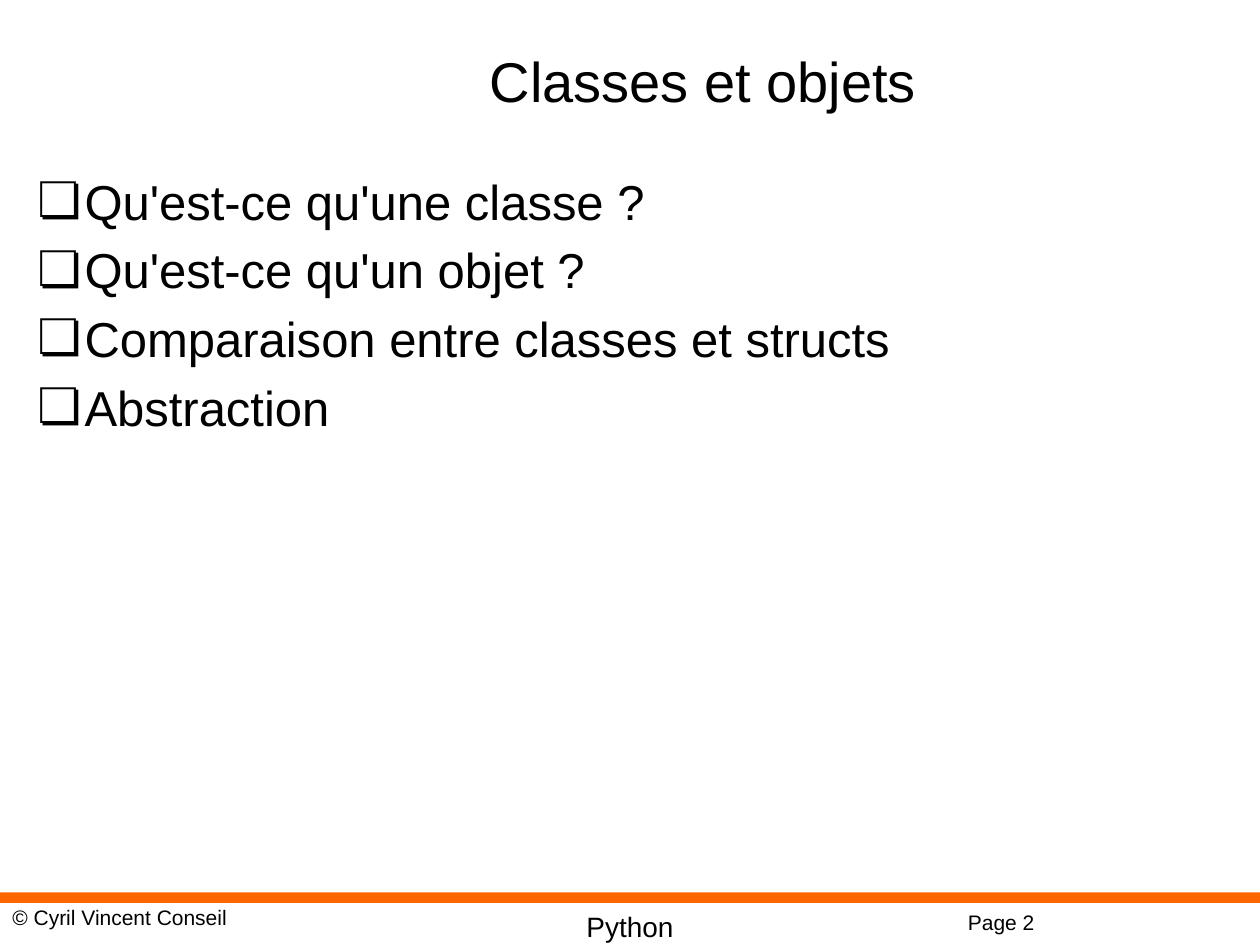
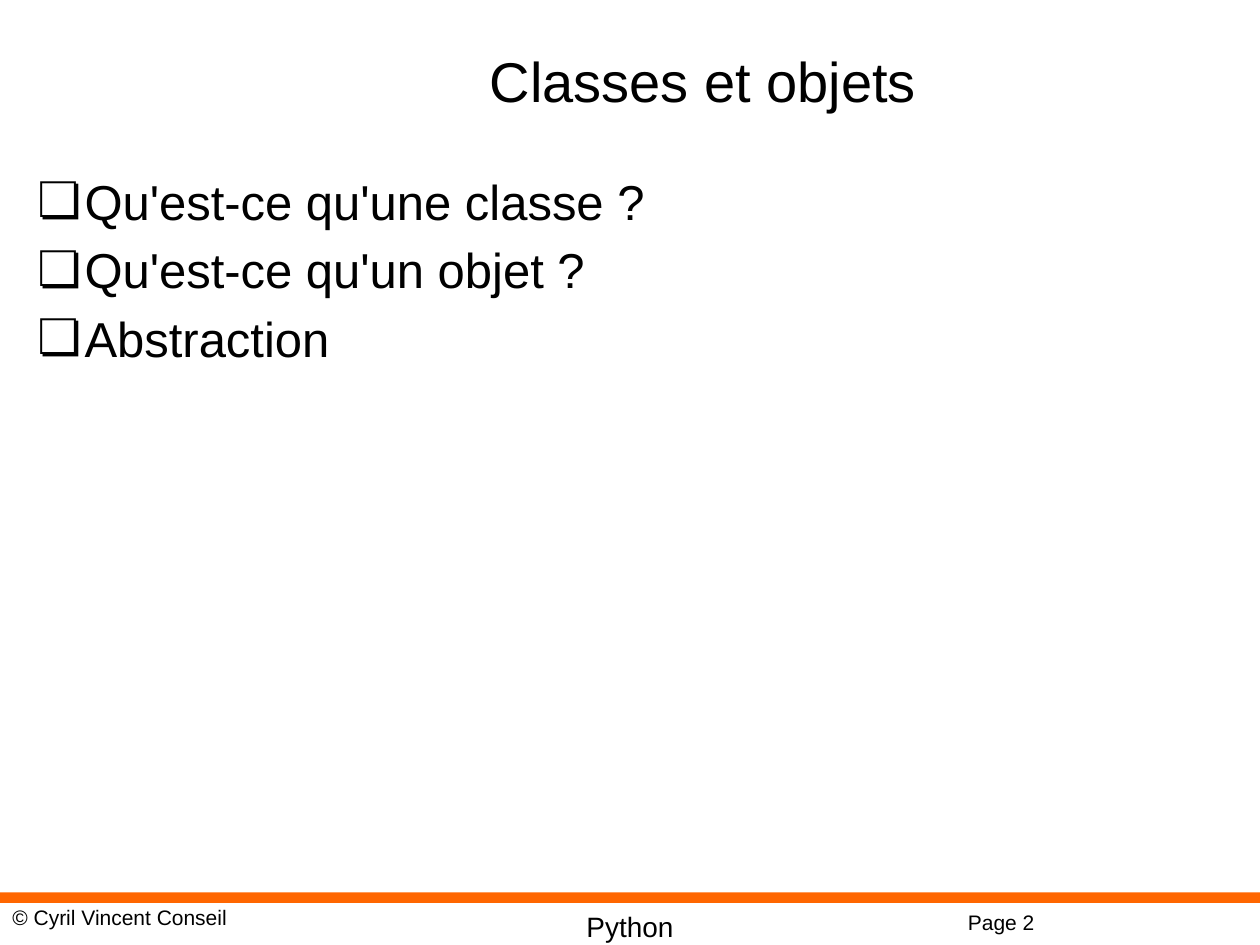
Before and after one commit to cyrilvincent/python, a slide deck: slide 2 of ppt/Python08-OO.pptx. Drawn at 1260x945 pixels with LibreOffice and Linux fonts; fonts in the diff are those of the drawing; background and template pictures are left out. Boxes give left, top, right and bottom in pixels: in the first picture for what was removed or moved away, otherwise in the second. Text is boxed around its words. In the diff, an @@ line names an element or a change of style, - is before the commit and + after.

```diff
--- a/ppt/Python08-OO.pptx
+++ b/ppt/Python08-OO.pptx
@@ text at box(85, 321, 890, 367): paragraph removed @@
-❏ Comparaison entre classes et structs
```
Also in this commit, not shown: 1 other slide changed, 3 other files.
